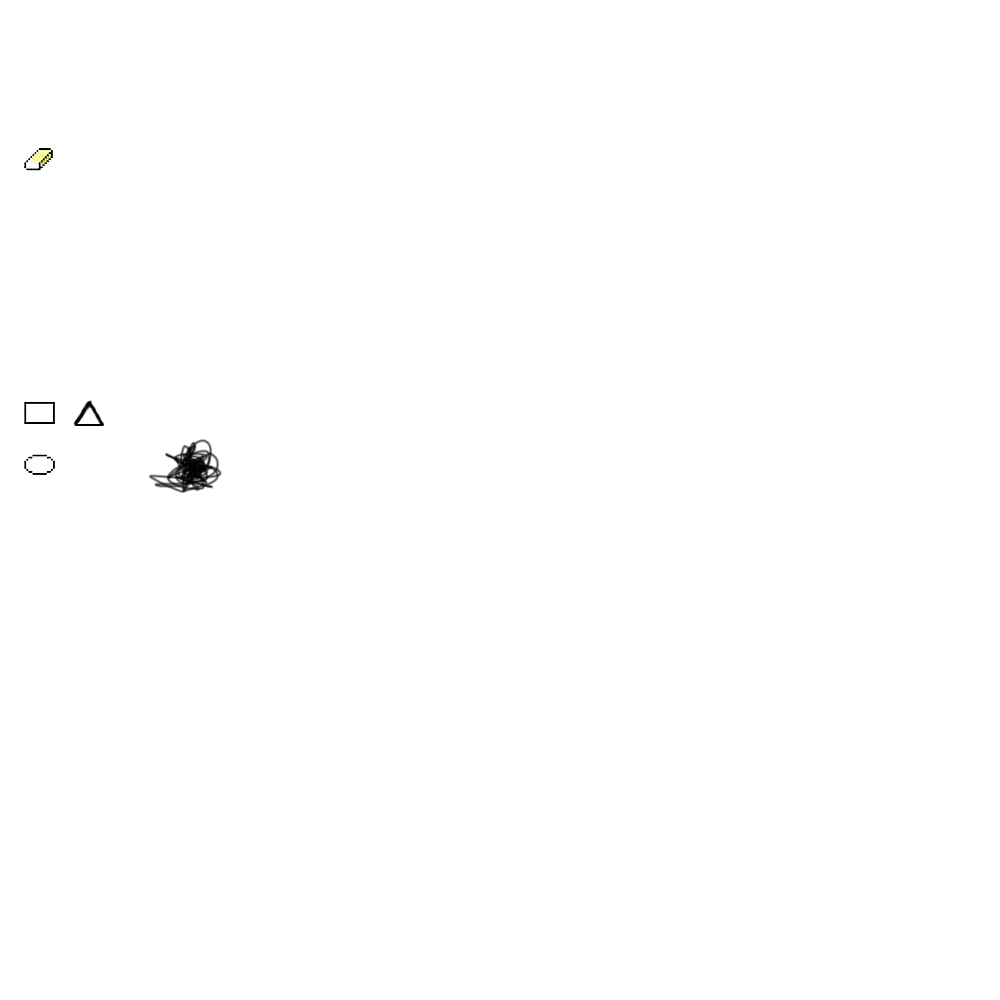
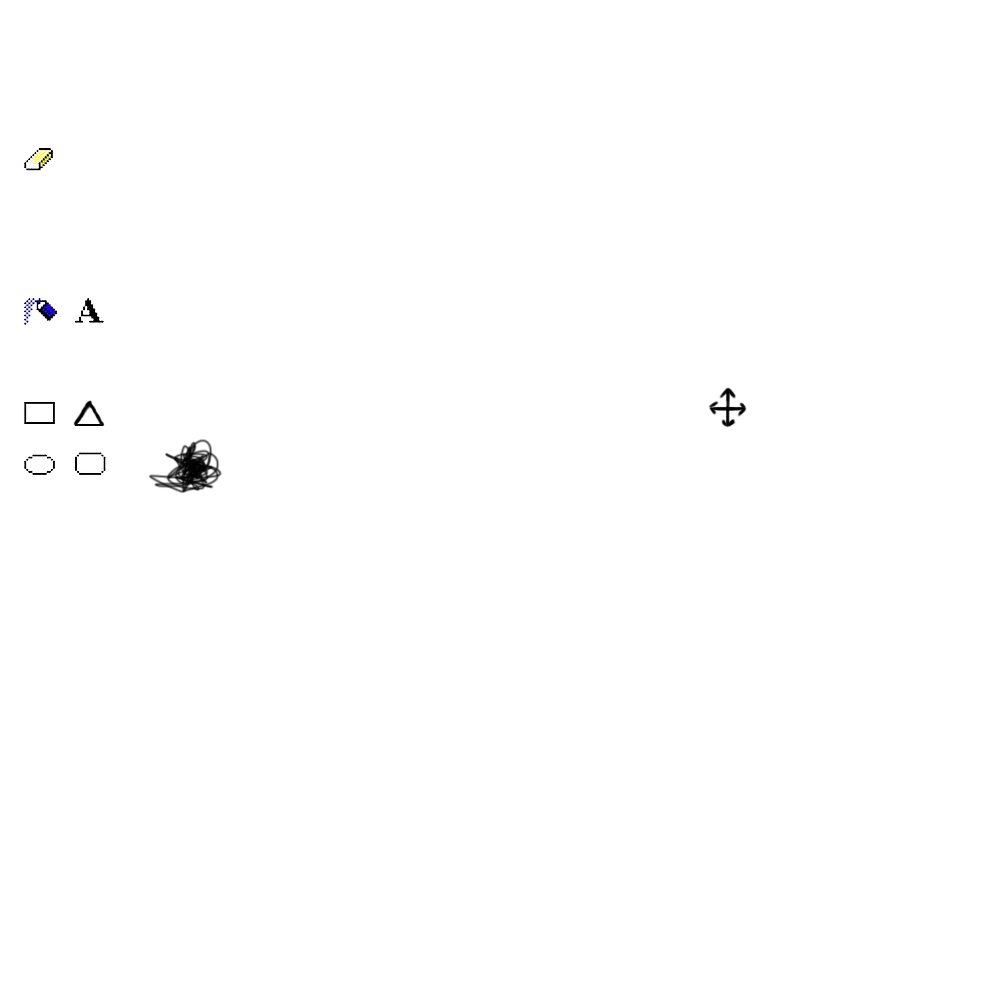
Two versions of the same layered image (1000 x 1000). Layer-by-layer changes:
added layer "Ebene 11" above "Ebene 10" over bbox(708, 387, 747, 428)
showed "Ebene 7" over bbox(75, 452, 106, 475)
showed "Ebene 8" over bbox(23, 294, 58, 326)
showed "Ebene 9" over bbox(75, 298, 104, 323)
